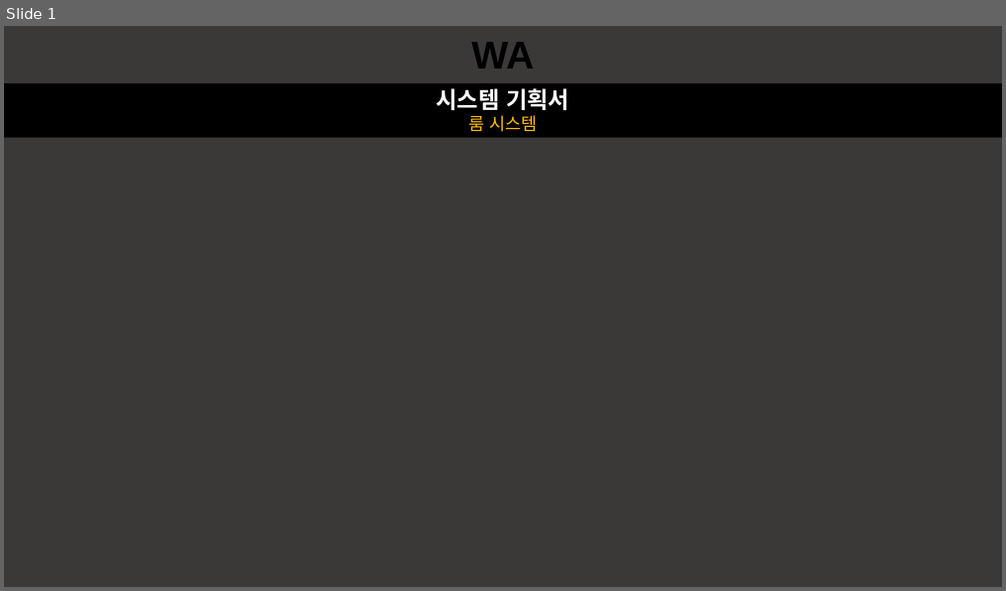
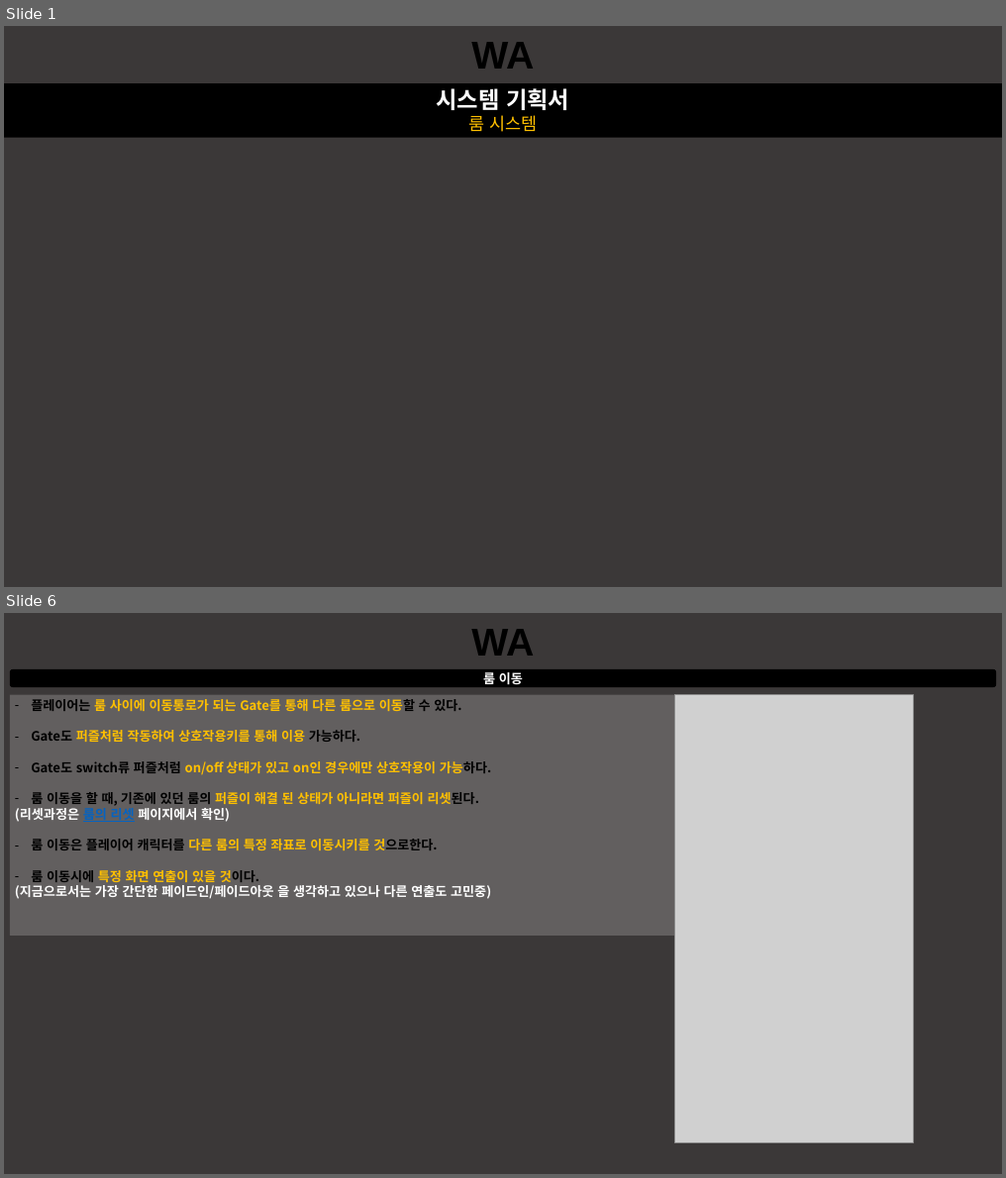
Before and after one commit to taeseongeom/WA, a slide deck: 기획서/신버전/룸 시스템.pptx. Shown one above the other, each under a label of ours: slide 1 before the commit, slides 1 and 6 after it; the slides between them are not shown. The pictures are 1006x591 and 1006x1178 pixels, drawn with LibreOffice and Linux fonts; fonts in the diff are those of the drawing; grey boxes stand for pictures. Boxes give left, top, right and bottom in pixels: in the first picture for what was removed or moved away, otherwise in the second. Text is boxed around its words. In the diff, an @@ line names an element or a change of style, - is before the commit and + after.

Commit message:
수정사항
-로드맵 일단 조금이라도 쓴거 올림
-캐릭터 기력삭제
(대쉬는 그냥 자원을 사용하는 것이 아니라 지속시간과 쿨타임(딜레이) 있는걸로...)
-룸 시스템 대략적으로 완성
(룸 리셋은 퍼즐마다 리셋여부를 배치과정에서 할수 있도록하고, 퍼즐해결여부와 관계없이 항상 리셋되도록하기)
-초기 점프맵 레벨 일단 완료
-카메라 일단 조금 수정
(카메라 캐릭터랑 뗄거죠?)

```diff
--- a/기획서/신버전/룸 시스템.pptx
+++ b/기획서/신버전/룸 시스템.pptx
@@ slide 6 added at box(4, 613, 1002, 1174), background #3B3838 @@
@@ text added at box(471, 629, 534, 656), 54 pt, text #000000, bold @@
+WA
@@ rounded rectangle added at box(10, 669, 996, 687), fill #000000, 18 pt, text #FFFFFF, bold @@
+룸 이동
@@ rectangle added at box(10, 695, 799, 936), fill #FFFFFF at 20% opacity, 18 pt, text #FFC000, bold @@
+– 플레이어는 룸 사이에 이동통로가 되는 Gate를 통해 다른 룸으로 이동할 수 있다.
+– Gate도 퍼즐처럼 작동하여 상호작용키를 통해 이용 가능하다.
+– Gate도 switch류 퍼즐처럼 on/off 상태가 있고 on인 경우에만 상호작용이 가능하다.
+– 룸 이동을 할 때, 기존에 있던 룸의 퍼즐이 해결 된 상태가 아니라면 퍼즐이 리셋된다.
+(리셋과정은 룸의 리셋 페이지에서 확인)
+– 룸 이동은 플레이어 캐릭터를 다른 룸의 특정 좌표로 이동시키를 것으로한다.
+– 룸 이동시에 특정 화면 연출이 있을 것이다.
+(지금으로서는 가장 간단한 페이드인/페이드아웃 을 생각하고 있으나 다른 연출도 고민중)
@@ picture added at box(675, 695, 914, 1143) @@
```
Also in this commit, not shown: 3 slides changed, 1 other slide added, 1 slide removed, 5 other files.
